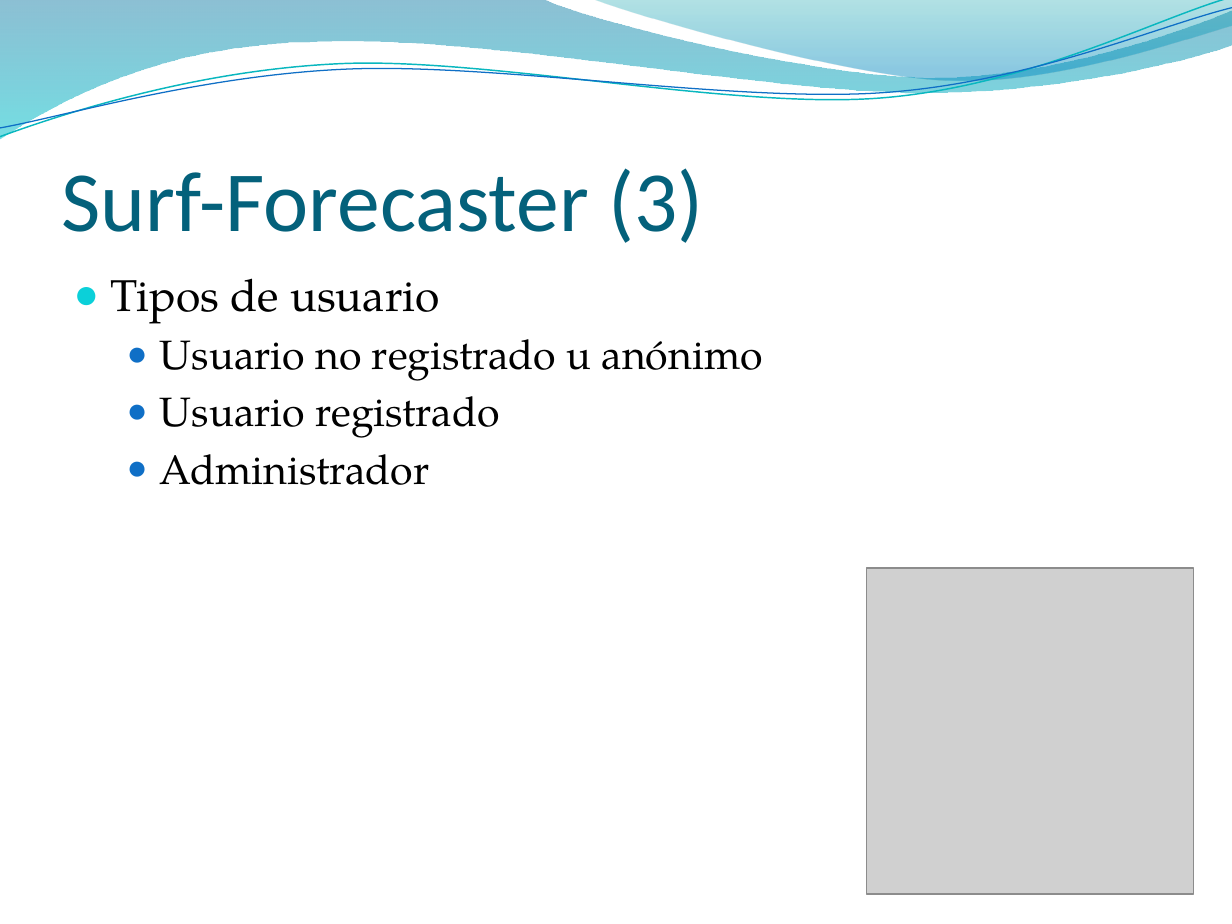
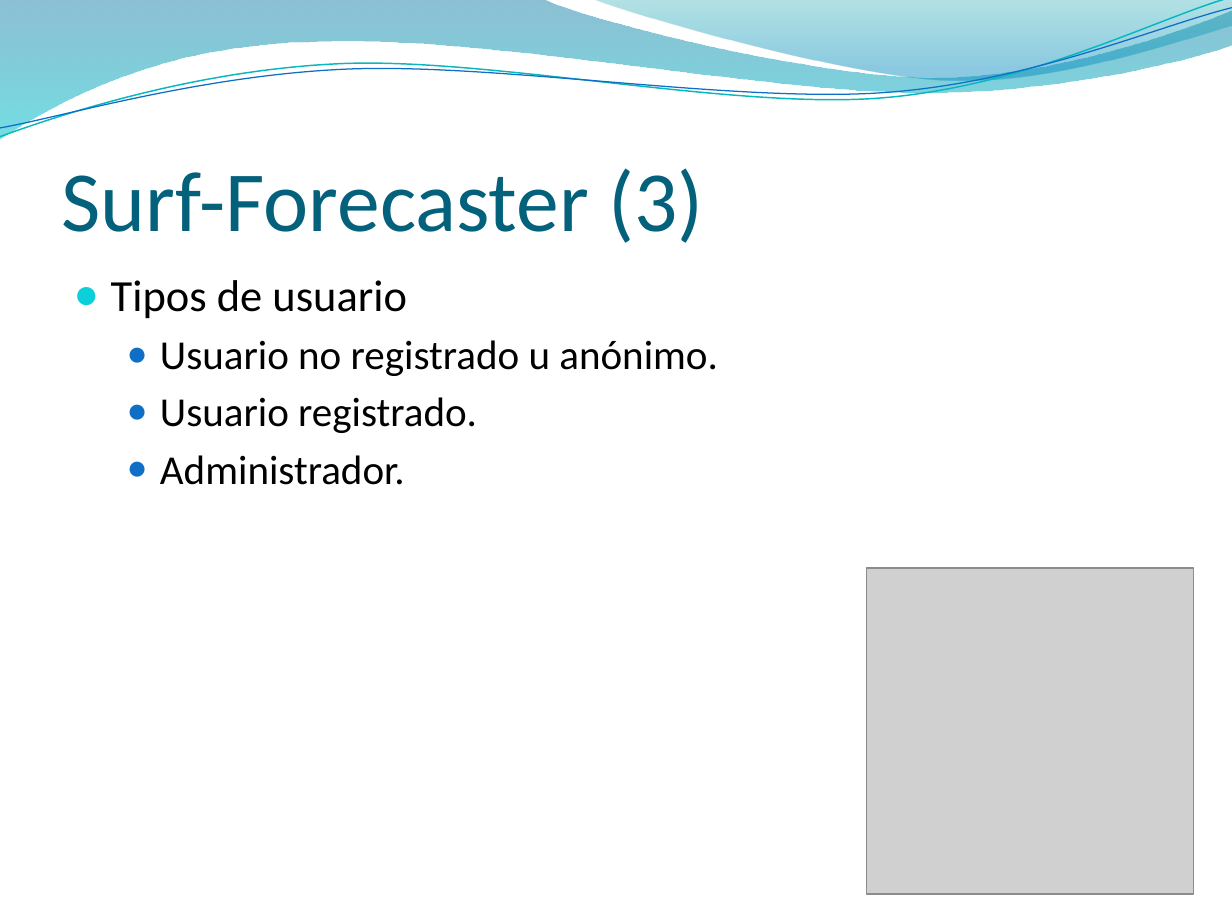
Before and after one commit to jaffadog/neuralito, a slide deck: slide 18 of neuralito/ArfGen/docs/Entregas/Informe Final/presentacion/maxi.pptx. Drawn at 1232x924 pixels with LibreOffice and Linux fonts; fonts in the diff are those of the drawing; grey boxes stand for pictures; background and template pictures are left out. Boxes give left, top, right and bottom in pixels: in the first picture for what was removed or moved away, otherwise in the second. Text is boxed around its words. In the diff, an @@ line names an element or a change of style, - is before the commit and + after.

```diff
--- a/neuralito/ArfGen/docs/Entregas/Informe Final/presentacion/maxi.pptx
+++ b/neuralito/ArfGen/docs/Entregas/Informe Final/presentacion/maxi.pptx
@@ text at bbox=[111, 280, 407, 319]: font TeX Gyre Pagella to Calibri in "Tipos de usuario" @@
@@ text at bbox=[160, 340, 718, 485]: text changed; font TeX Gyre Pagella to Calibri @@
-  ● Usuario no registrado u anónimo
-  ● Usuario registrado
-  ● Administrador
+  ● Usuario no registrado u anónimo.
+  ● Usuario registrado.
+  ● Administrador.
```
Also in this commit, not shown: 26 other slides changed.
